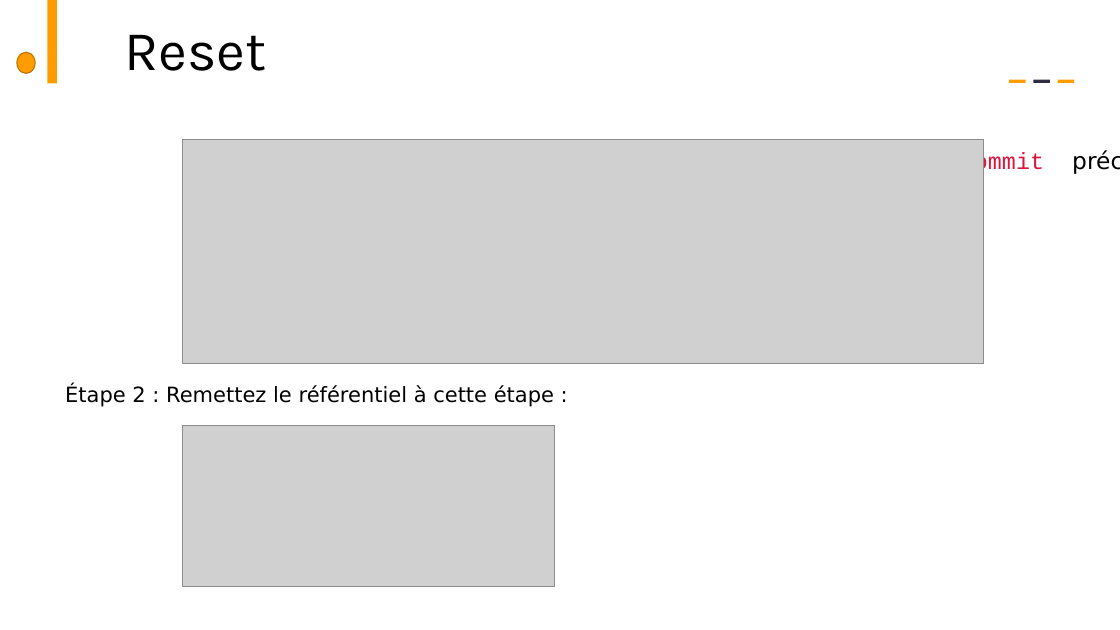
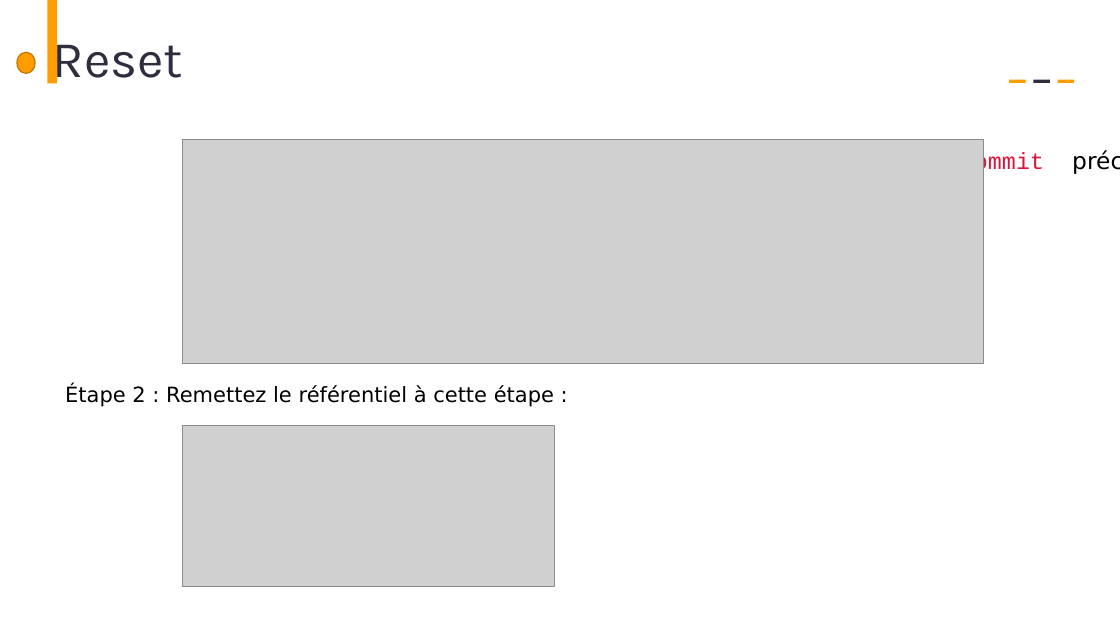
Before and after one commit to AbdessamadAbdaoui/Presentation_Git, a slide deck: slide 6 of presentation_Git.pptx (slide 4 before the commit). Drawn at 1120x630 pixels with LibreOffice and Linux fonts; fonts in the diff are those of the drawing; grey boxes stand for pictures. Boxes give left, top, right and bottom in pixels: in the first picture for what was removed or moved away, otherwise in the second. Text is boxed around its words. In the diff, an @@ line names an element or a change of style, - is before the commit and + after.

```diff
--- a/presentation_Git.pptx
+++ b/presentation_Git.pptx
@@ text "Reset" moved from (x1=125, y1=34, x2=267, y2=71) to (x1=53, y1=31, x2=183, y2=84) @@
@@ text "Reset" at (x1=53, y1=31, x2=183, y2=84): size 48 to 44 pt, text colour #000000 to #2F2E41; line spacing 1 to 1.3 @@
```
Also in this commit, not shown: 14 other slides changed, 8 slides added, 6 slides removed, 1 other file.
